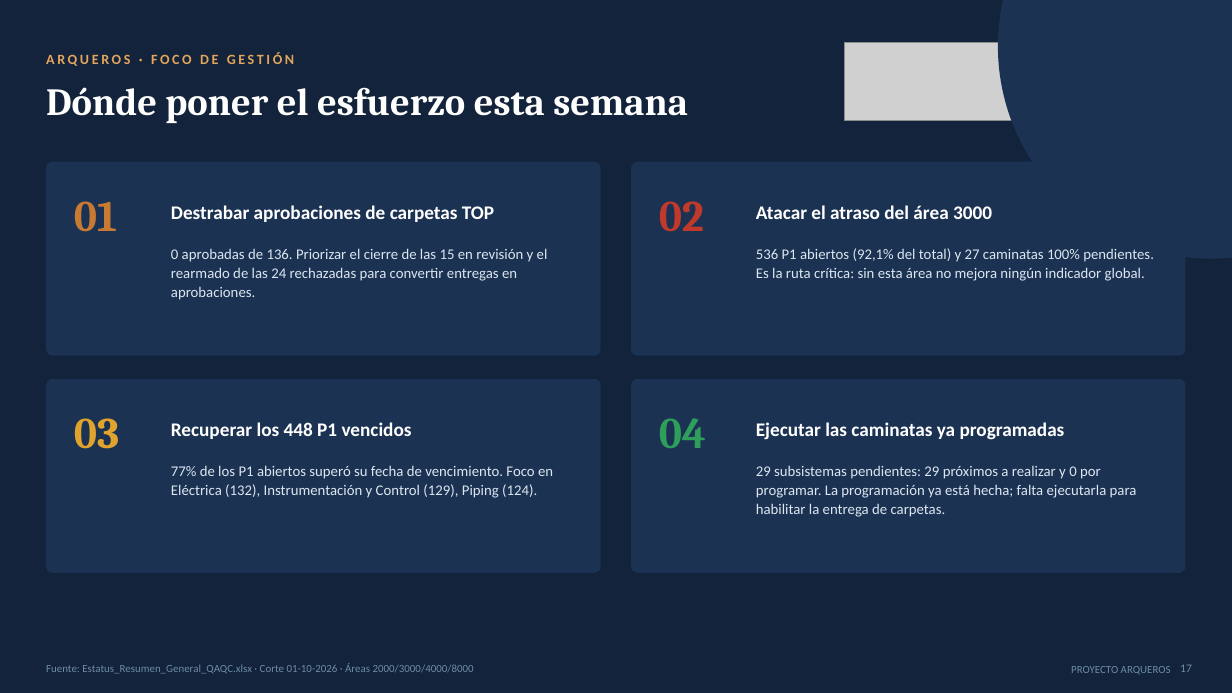
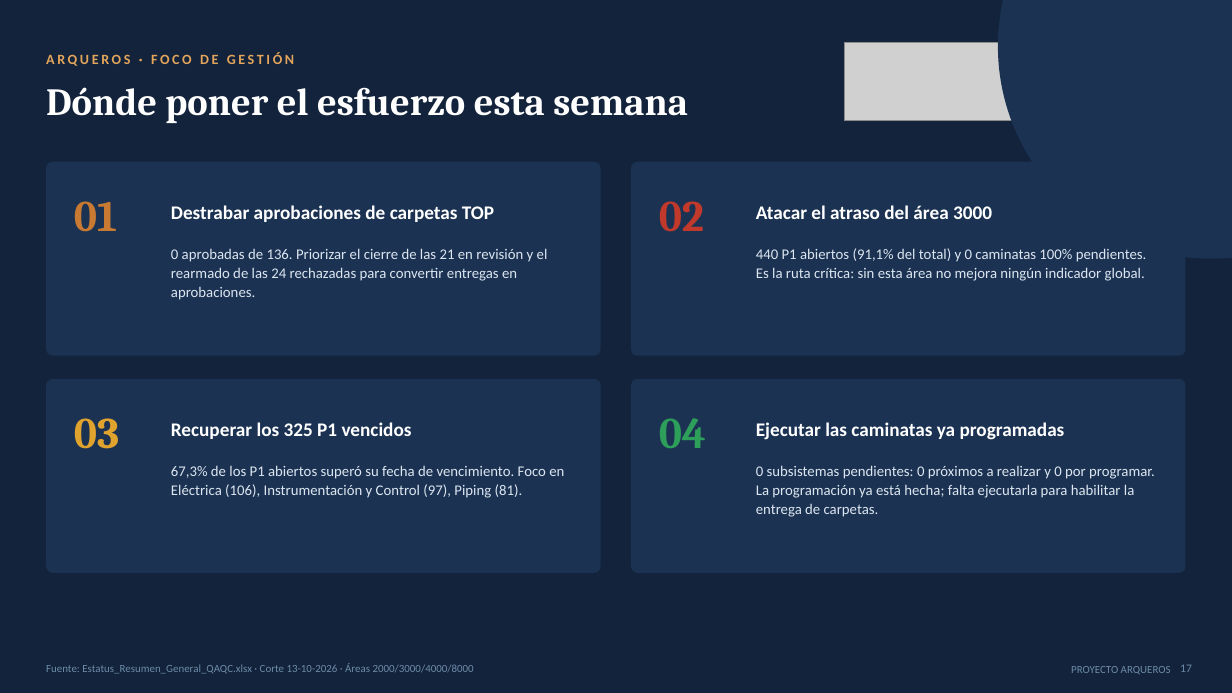
Before and after one commit to tdkvalex/Dashboard-HSEQ, a slide deck: slide 17 of panel_control_TOP_P1/Panel_Control_TOP_P1.pptx. Drawn at 1232x693 pixels with LibreOffice and Linux fonts; fonts in the diff are those of the drawing; grey boxes stand for pictures. Boxes give left, top, right and bottom in pixels: in the first picture for what was removed or moved away, otherwise in the second. Text is boxed around its words. In the diff, an @@ line names an element or a change of style, - is before the commit and + after.

```diff
--- a/panel_control_TOP_P1/Panel_Control_TOP_P1.pptx
+++ b/panel_control_TOP_P1/Panel_Control_TOP_P1.pptx
@@ text at [171,248,548,300]: text changed @@
-0 aprobadas de 136. Priorizar el cierre de las 15 en revisión y el rearmado de las 24 rechazadas para convertir entregas en aprobaciones.
+0 aprobadas de 136. Priorizar el cierre de las 21 en revisión y el rearmado de las 24 rechazadas para convertir entregas en aprobaciones.
@@ text at [756,248,1147,281]: text changed @@
-536 P1 abiertos (92,1% del total) y 27 caminatas 100% pendientes. Es la ruta crítica: sin esta área no mejora ningún indicador global.
+440 P1 abiertos (91,1% del total) y 0 caminatas 100% pendientes. Es la ruta crítica: sin esta área no mejora ningún indicador global.
@@ text at [171,422,412,439]: text changed @@
-Recuperar los 448 P1 vencidos
+Recuperar los 325 P1 vencidos
@@ text at [171,465,564,498]: text changed @@
-77% de los P1 abiertos superó su fecha de vencimiento. Foco en Eléctrica (132), Instrumentación y Control (129), Piping (124).
+67,3% de los P1 abiertos superó su fecha de vencimiento. Foco en Eléctrica (106), Instrumentación y Control (97), Piping (81).
@@ text at [756,465,1155,517]: text changed @@
-29 subsistemas pendientes: 29 próximos a realizar y 0 por programar. La programación ya está hecha; falta ejecutarla para habilitar la entrega de carpetas.
+0 subsistemas pendientes: 0 próximos a realizar y 0 por programar. La programación ya está hecha; falta ejecutarla para habilitar la entrega de carpetas.
@@ text at [46,663,474,674]: text changed @@
-Fuente: Estatus_Resumen_General_QAQC.xlsx · Corte 01-10-2026 · Áreas 2000/3000/4000/8000
+Fuente: Estatus_Resumen_General_QAQC.xlsx · Corte 13-10-2026 · Áreas 2000/3000/4000/8000
```
Also in this commit, not shown: 6 other slides changed, 4 other files.
